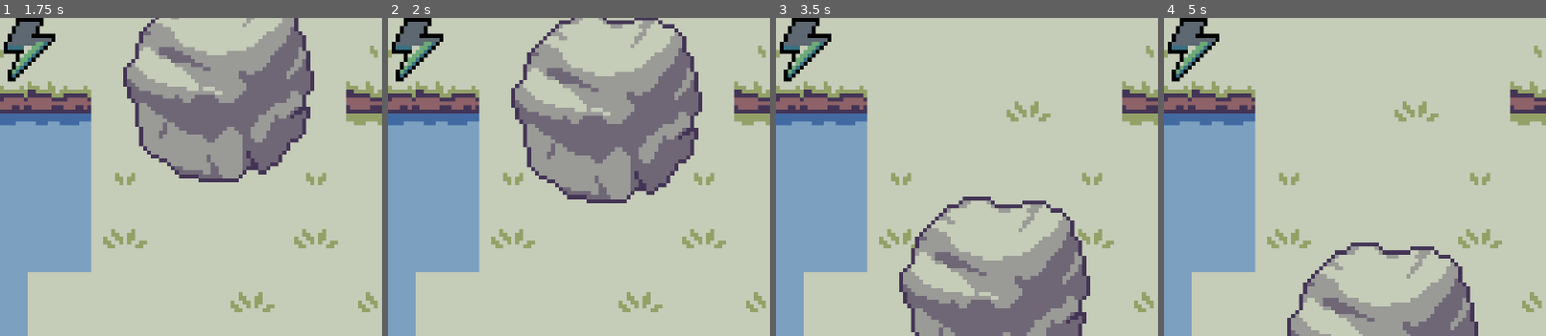
Above: before the commit, frames 1-4 (left to right).
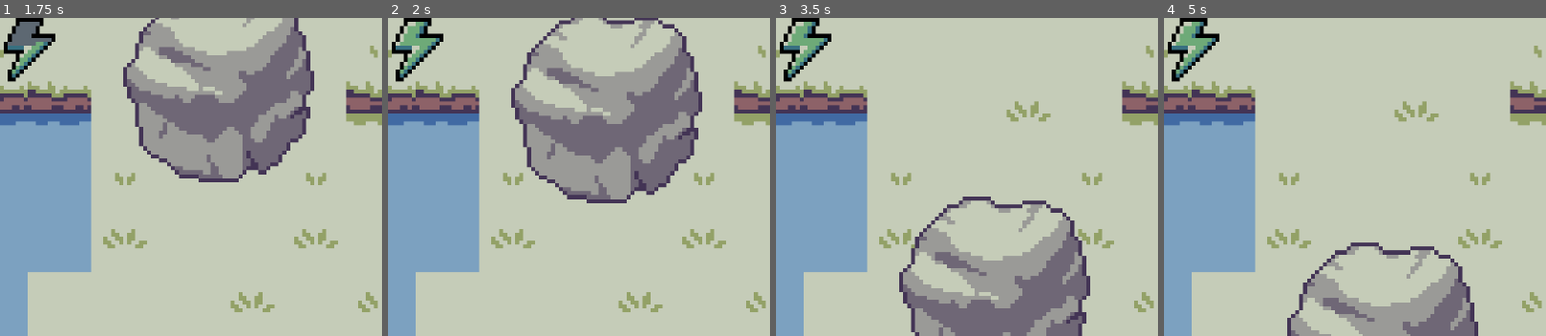
Above: after the commit, the same moments.

Repository: michasng/sisyphus
Game: Godot game, scene res://scenes/game.tscn
Same seed, same stepped clock (60 frames per second), same inputs: the game is played once before the commit and once after it.
Inputs:
- Up to frame 1 (1.75 s): hold D (right) 0.53-1.28 s; hold Shift (sprint) 0.53-1.28 s; hold S (down) from 1.28 s (still down); tap Shift (sprint) at 1.35 s
- Up to frame 2 (2 s): keep holding S (down)
- Up to frame 3 (3.5 s): release S (down) at 2.03 s; hold D (right) 2.03-2.78 s; hold Shift (sprint) 2.03-2.78 s; hold W (up) from 2.78 s (still down); tap Shift (sprint) at 2.85 s
- Up to frame 4 (5 s): release W (up) at 3.53 s; hold Shift (sprint) 3.53-4.28 s; hold A (left) from 3.53 s (still down); tap Shift (sprint) at 4.35 s
The pictures show only the part of the screen within x 21-71%, y 0-50%; the shares and areas given below are measured in that part.

Frame 1 is identical in both runs. In frame 2, 0.5% of the frame differs, in the area x 2-14%, y 1-9%; in frame 3, 0.5%; in frame 4, 0.5%.

Commit message:
Accelerate resting

Diff:
--- a/scripts/player.gd
+++ b/scripts/player.gd
@@ -21,7 +21,7 @@
 @export var walk_velocity_pixels_per_second := 3.0 * Game.TILE_SIZE_PIXELS
 @export var sprint_velocity_pixels_per_second := 4.5 * Game.TILE_SIZE_PIXELS
 @export var max_stamina := 3
-@export var stamina_recharge_per_second := 0.5
+@export var stamina_recharge_per_second := 1.0
 @export var push_stamina_consumption_per_second := 0.5
 @export var sprint_stamina_consumption_per_second := 0.5
 
